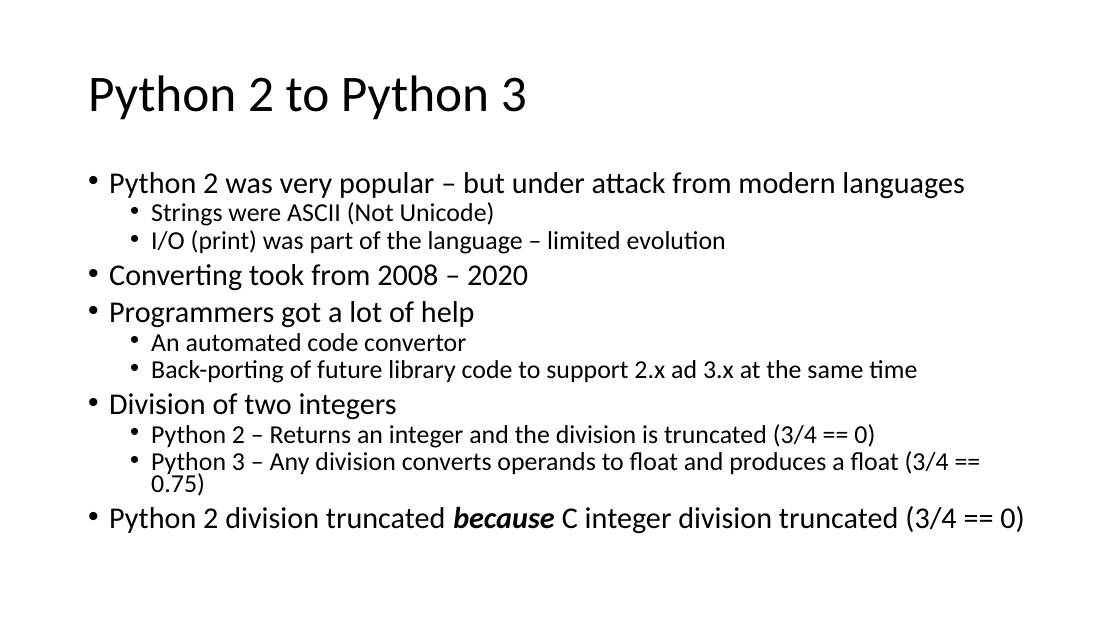
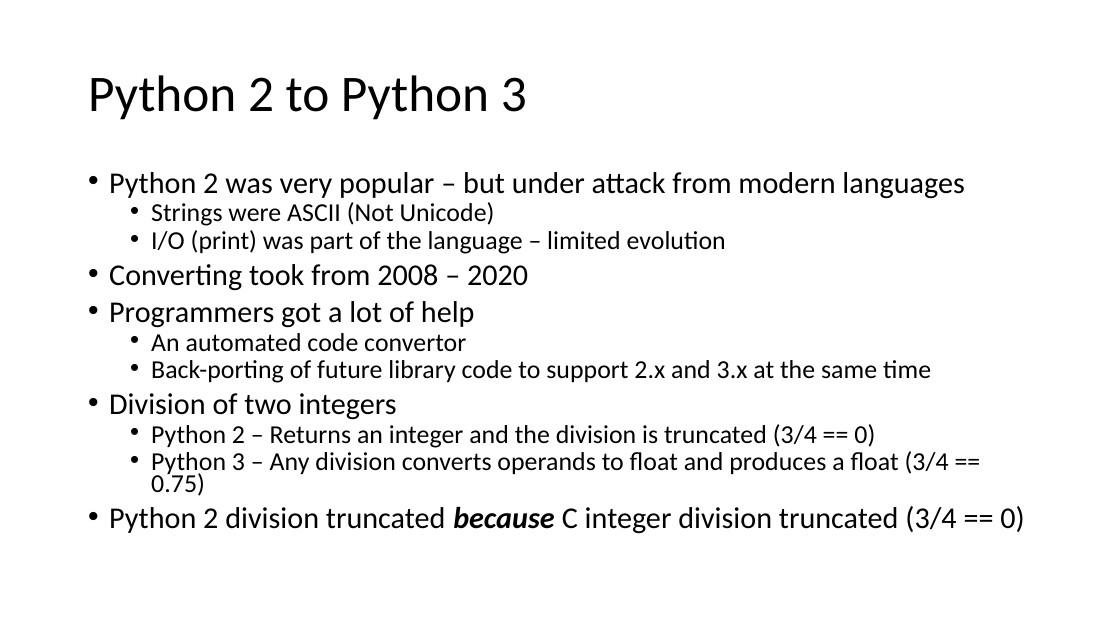
Before and after one commit to csev/cc4e, a slide deck: slide 4 of lectures/KR-2.pptx. Drawn at 1120x630 pixels with LibreOffice and Linux fonts; fonts in the diff are those of the drawing. Boxes give left, top, right and bottom in pixels: in the first picture for what was removed or moved away, otherwise in the second. Text is boxed around its words. In the diff, an @@ line names an element or a change of style, - is before the commit and + after.

```diff
--- a/lectures/KR-2.pptx
+++ b/lectures/KR-2.pptx
@@ text at (151,360,931,383): text changed @@
-  • Back-porting of future library code to support 2.x ad 3.x at the same time
+  • Back-porting of future library code to support 2.x and 3.x at the same time
```
Also in this commit, not shown: 2 other slides changed, 1 other file.
